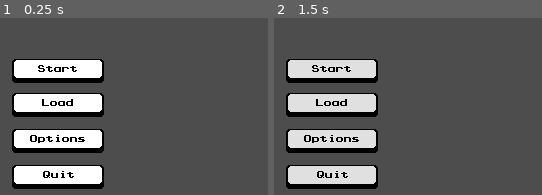
Above: before the commit, frames 1-2 (left to right).
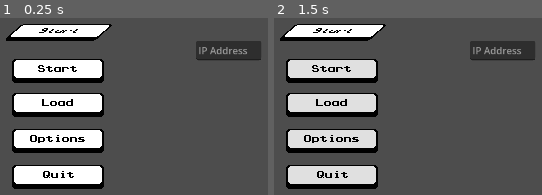
Above: after the commit, the same moments.

Repository: VeeT23/gmtk_2025
Game: Godot game, scene res://ui/main_menu.tscn
The game is run twice, just before and just after one commit, with the same random seed, the same clock (stepped at 60 frames per second) and the same inputs. The engine's default icon, where the game draws it, is replaced by a stand-in: a white triangle on a blue panel in a dark square.
Inputs (mouse positions are in pixels of both pictures, inside the frame that each line leads up to):
- Up to frame 1 (0.25 s): no input
- Up to frame 2 (1.5 s): tap Enter (ui_accept) at 0.5, 0.6, 0.77, 1.07, 1.25, 1.35 s; move the mouse to (472, 102) at 0.52 s; hold D (right) from 0.53 s (still down); click (472, 102) at 0.67 s; move the mouse to (outside the picture) at 1.27 s; click (outside the picture) at 1.42 s

The runs differ from the first frame. In frame 1, 5.6% of the frame differs, in the area x 2-98%, y 3-24%; in frame 2, 5.6%.

Commit message:
Add basic multiplayer networking and UI integration
Introduces a network manager for server/client connections, updates player logic for multiplayer authority and position syncing, and adds world management for spawning/removing players. Main menu now supports starting/joining a server via new UI elements. Project autoloads the network manager for global access.

Diff:
--- a/assets/player/player.gd
+++ b/assets/player/player.gd
@@ -6,23 +6,34 @@
 
 
 func _physics_process(delta: float) -> void:
-	# Add the gravity.
-	if not is_on_floor():
-		velocity += get_gravity() * delta
+	if is_multiplayer_authority():
+		# Apply gravity
+		if not is_on_floor():
+			velocity.y += get_gravity().y * delta
 
-	if position.y > 600:
-		position.x = 629
-		position.y = 339
-	# Handle jump.
-	if Input.is_action_just_pressed("ui_accept") and is_on_floor():
-		velocity.y = JUMP_VELOCITY
+		# Respawn if too low
+		if position.y > 600:
+			position = Vector2(629, 339)
 
-	# Get the input direction and handle the movement/deceleration.
-	# As good practice, you should replace UI actions with custom gameplay actions.
-	var direction := Input.get_axis("left", "right")
-	if direction:
-		velocity.x = direction * SPEED
-	else:
-		velocity.x = move_toward(velocity.x, 0, SPEED)
+		# Jump
+		if Input.is_action_just_pressed("ui_accept") and is_on_floor():
+			velocity.y = JUMP_VELOCITY
+
+		# Horizontal movement
+		var direction := Input.get_axis("left", "right")
+		if direction:
+			velocity.x = direction * SPEED
+		else:
+			velocity.x = move_toward(velocity.x, 0, SPEED)
+
+		# Apply motion and sync position to others
+		move_and_slide()
+		rpc("sync_position", global_position)
+
+
+@rpc("any_peer")
+func sync_position(pos: Vector2):
+	if not is_multiplayer_authority():
+		global_position = pos
 
 	move_and_slide()
--- /dev/null
+++ b/assets/world/world.gd
@@ -0,0 +1,17 @@
+extends Node2D
+@export var player_scene: PackedScene
+
+var players := {}
+
+func spawn_player(id: int):
+	if players.has(id): return
+	var p = player_scene.instantiate()
+	p.name = "Player_%d" % id
+	p.set_multiplayer_authority(id == multiplayer.get_unique_id())
+	players[id] = p
+	add_child(p)
+
+func remove_player(id: int):
+	if players.has(id):
+		players[id].queue_free()
+		players.erase(id)
--- /dev/null
+++ b/global/network.gd
@@ -0,0 +1,50 @@
+extends Node
+
+@export var port := 7777
+@export var max_clients := 8
+
+func create_server():
+	var peer = ENetMultiplayerPeer.new()
+	var err = peer.create_server(port, max_clients)
+	if err != OK:
+		push_error("Failed to create server: %s" % err)
+		return
+	multiplayer.multiplayer_peer = peer
+	multiplayer.peer_connected.connect(_on_peer_connected)
+	multiplayer.peer_disconnected.connect(_on_peer_disconnected)
+	print("Server started on port %d" % port)
+
+func join_server(ip: String):
+	var peer = ENetMultiplayerPeer.new()
+	var err = peer.create_client(ip, port)
+	if err != OK:
+		push_error("Failed to join server: %s" % err)
+		return
+	multiplayer.multiplayer_peer = peer
+	multiplayer.connected_to_server.connect(_on_connected)
+	multiplayer.connection_failed.connect(_on_connect_failed)
+	multiplayer.peer_disconnected.connect(_on_server_disconnected)
+	print("Trying to connect to %s:%d" % [ip, port])
+
+func _on_peer_connected(id: int):
+	rpc_id(id, "spawn_player", id)
+
+func _on_peer_disconnected(id: int):
+	rpc("remove_player", id)
+
+func _on_connected():
+	rpc_id(1, "spawn_player", multiplayer.get_unique_id())
+
+func _on_connect_failed():
+	print("Connection failed")
+
+func _on_server_disconnected():
+	print("Server disconnected")
+
+@rpc("any_peer")
+func spawn_player(id: int):
+	get_tree().call_group("World", "spawn_player", id)
+
+@rpc("any_peer")
+func remove_player(id: int):
+	get_tree().call_group("World", "remove_player", id)
--- a/project.godot
+++ b/project.godot
@@ -18,6 +18,7 @@
 [autoload]
 
 SaveManager="*res://global/save_manager.gd"
+Network="*res://global/network.gd"
 
 [display]
 
--- a/ui/main_menu.gd
+++ b/ui/main_menu.gd
@@ -9,6 +9,7 @@
 @onready var load_button : Sprite2D = $LoadButton
 @onready var options_button : Sprite2D = $OptionsButton
 @onready var quit_button : Sprite2D = $QuitButton
+@onready var join_button : Sprite2D = $JoinButton
 @onready var animation_player : AnimationPlayer = $CanvasLayer/Overlay/Fade/AnimationPlayer
 
 func _ready() -> void:
@@ -25,6 +26,7 @@
 			animation_player.play("fade_out")
 			await get_tree().create_timer(transition_time).timeout
 			get_tree().change_scene_to_file(main_scene_path)
+			Network.create_server()
 		elif is_mouse_over_button(load_button, mouse_position):
 			load_button.frame_coords.x = 2 #TODO: add load feature
 		elif is_mouse_over_button(options_button,mouse_position):
@@ -34,6 +36,9 @@
 			animation_player.play("fade_out")
 			await get_tree().create_timer(transition_time).timeout
 			get_tree().quit()
+		elif is_mouse_over_button(join_button, mouse_position):
+			Network.join_server($CanvasLayer/Overlay/TextEdit.text)
+
 
 	elif event is InputEventMouseMotion:
 		for button in [start_button, load_button, options_button, quit_button]:
--- a/ui/main_menu.tscn
+++ b/ui/main_menu.tscn
@@ -30,6 +30,13 @@
 script = ExtResource("1_t7e0r")
 
 [node name="StartButton" type="Sprite2D" parent="."]
+texture = ExtResource("2_0dkrt")
+hframes = 3
+vframes = 4
+
+[node name="JoinButton" type="Sprite2D" parent="."]
+position = Vector2(2, -38)
+skew = 0.804597
 texture = ExtResource("2_0dkrt")
 hframes = 3
 vframes = 4
@@ -67,6 +74,16 @@
 anchor_bottom = 1.0
 grow_horizontal = 2
 grow_vertical = 2
+mouse_filter = 2
+
+[node name="TextEdit" type="LineEdit" parent="CanvasLayer/Overlay"]
+layout_mode = 0
+offset_left = 458.0
+offset_top = 100.0
+offset_right = 566.0
+offset_bottom = 132.0
+scale = Vector2(0.605, 0.605)
+placeholder_text = "IP Address"
 
 [node name="Fade" type="ColorRect" parent="CanvasLayer/Overlay"]
 layout_mode = 1
@@ -75,6 +92,7 @@
 anchor_bottom = 1.0
 grow_horizontal = 2
 grow_vertical = 2
+mouse_filter = 2
 color = Color(0, 0, 0, 0)
 
 [node name="AnimationPlayer" type="AnimationPlayer" parent="CanvasLayer/Overlay/Fade"]
Not shown, added: assets/world/world.gd.uid
Not shown, added: global/network.gd.uid
